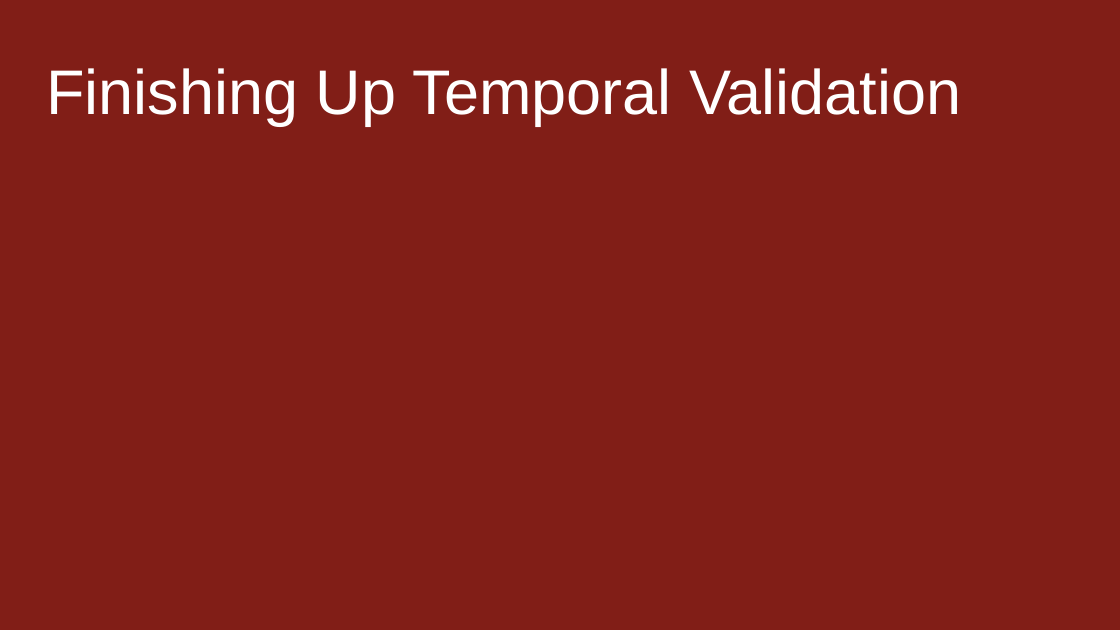
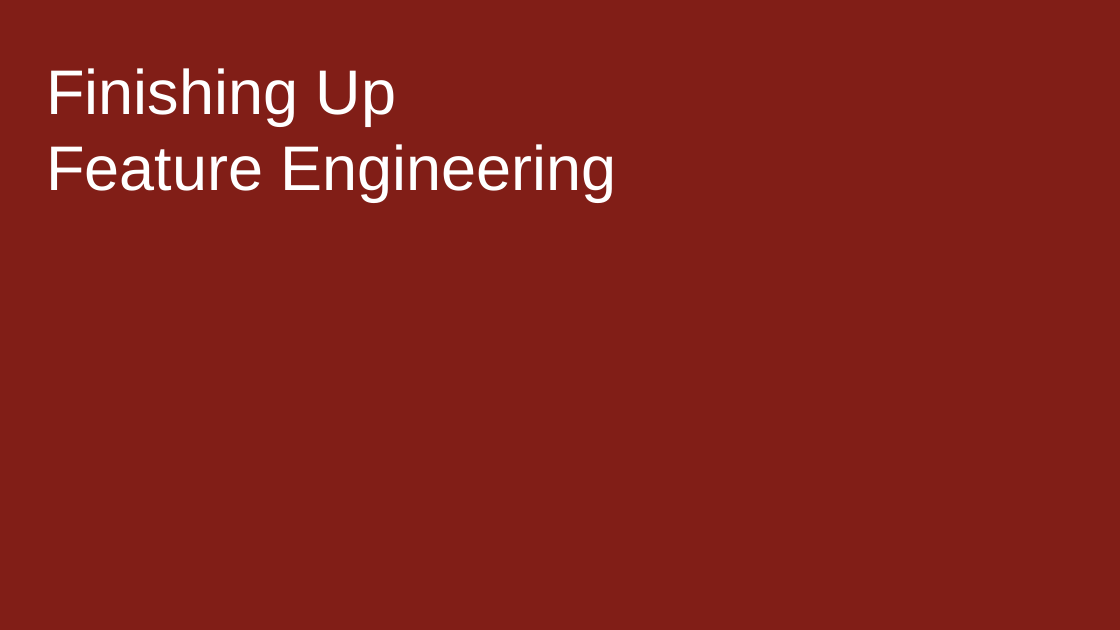
Before and after one commit to dssg/MLinPractice, a slide deck: slide 5 of Lectures/Lecture8-Machine-Learning-Pipelines.pptx (slide 3 before the commit). Drawn at 1120x630 pixels with LibreOffice and Linux fonts; fonts in the diff are those of the drawing. Boxes give left, top, right and bottom in pixels: in the first picture for what was removed or moved away, otherwise in the second. Text is boxed around its words. In the diff, an @@ line names an element or a change of style, - is before the commit and + after.

```diff
--- a/Lectures/Lecture8-Machine-Learning-Pipelines.pptx
+++ b/Lectures/Lecture8-Machine-Learning-Pipelines.pptx
@@ text at [46, 68, 617, 201]: text changed @@
-Finishing Up Temporal Validation
+Finishing Up
+Feature Engineering
```
Also in this commit, not shown: 9 other slides changed, 12 slides added, 6 slides removed.
